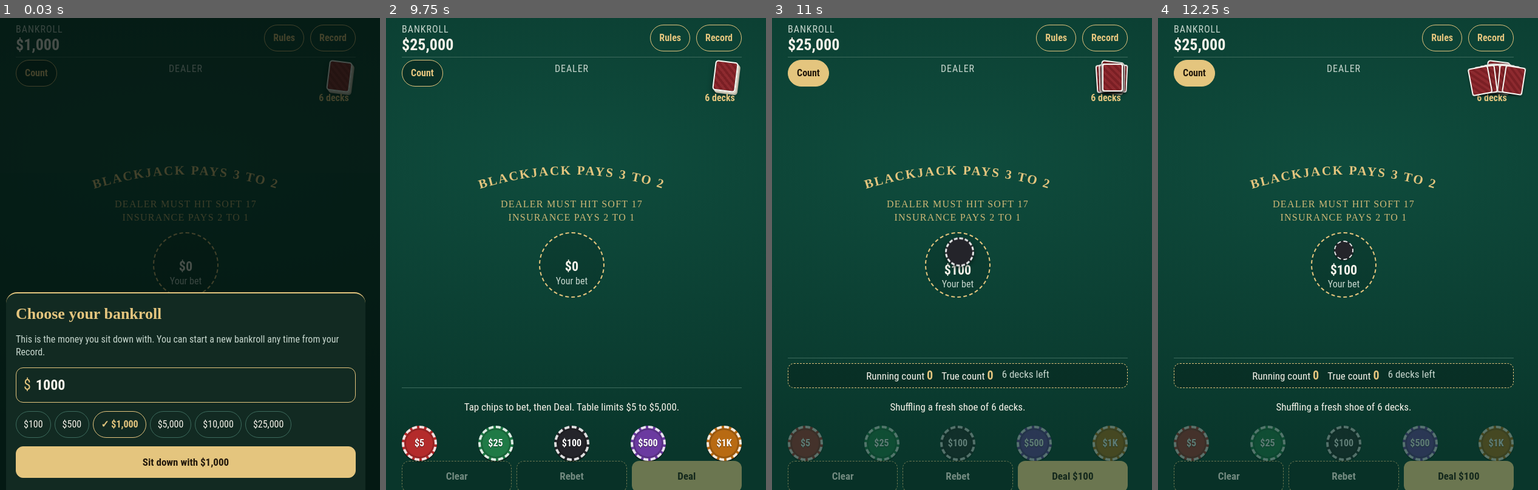
Above: before the commit, frames 1-4 (left to right).
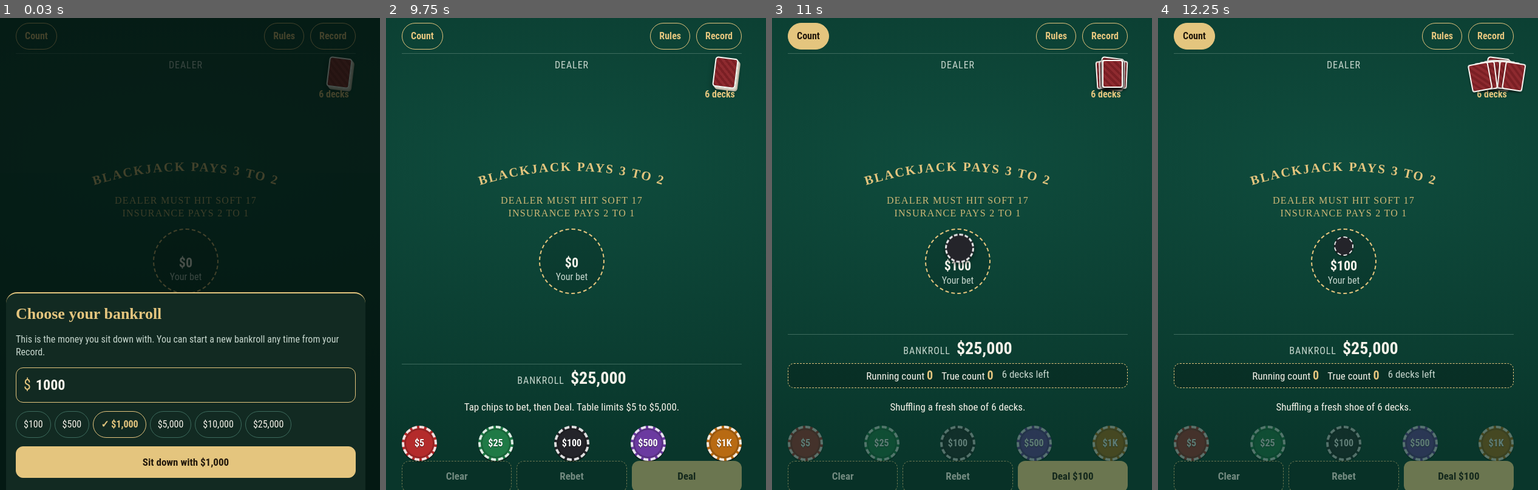
Above: after the commit, the same moments.

Repository: ahnnyc/Blackjack-
Game: browser game, page index.html
Two runs of this game, one before a commit and one after it. Both use one fixed random seed, a clock stepped at 60 frames per second and the inputs below.
Inputs (mouse positions are in pixels of both pictures, inside the frame that each line leads up to; where the layout moved, square brackets give the same spot in the first picture):
- Up to frame 1 (0.03 s): no input
- Up to frame 2 (9.75 s): move the mouse to (572, 178) [572, 183] at 1.07 s; click "$10,000" at 1.17 s; click (572, 315) at 1.67 s; move the mouse to (526, 169) [526, 173] at 2.07 s; click "$1,000" at 2.17 s; click (576, 386) at 2.67 s; type "9" at 2.67 s; tap Enter at 2.7, 3.7, 7.7, 8.2 s; move the mouse to (617, 169) [617, 173] at 3.07 s; click "$100" at 3.17 s; click (576, 386) at 3.67 s; type "3" at 3.67 s; move the mouse to (606, 183) at 4.07 s; click (572, 386) at 4.17 s; click "$500" at 4.67 s; move the mouse to (515, 183) [515, 187] at 5.07 s; click "$25,000" at 5.17 s; click "$10,000" at 5.67 s; move the mouse to (572, 164) [572, 169] at 6.07 s; click "$5,000" at 6.17 s; click "$25,000" at 6.67 s; move the mouse to (640, 173) [640, 178] at 7.07 s; click "$25,000" at 7.17 s; click (576, 386) at 7.67 s; type "9" at 7.67 s; move the mouse to (503, 173) [503, 178] at 8.07 s; click (576, 386) at 8.17 s; type "6" at 8.17 s; click (572, 343) at 8.67 s; move the mouse to (549, 187) [549, 192] at 9.07 s; click "$25,000" at 9.17 s; click "Sit down with $25,000" at 9.67 s
- Up to frame 3 (11 s): click "Count" at 10.02 s; move the mouse to (981, 159) [981, 164] at 10.07 s; click "$100" at 10.17 s; click "Deal $100" at 10.67 s
- Up to frame 4 (12.25 s): move the mouse to (1344, 178) [1344, 183] at 11.07 s; click "Record" at 11.17 s; click (1344, 121) at 11.67 s; click "CURRENT ROLL, HAND BY HAND" at 11.77 s; move the mouse to (1275, 187) at 12.07 s; click "Done" at 12.17 s

The runs differ from the first frame. In frame 1, 1.9% of the frame differs, in the area x 4-94%, y 1-59%; in frame 2, 3.5%; in frame 3, 4.4%; in frame 4, 4.6%, in the area x 4-97%, y 1-73%.

Commit message:
Move the bankroll to the bottom so winnings fly toward the player
The Count button takes its place in the top bar.

Co-Authored-By: Claude Opus 5.5 <noreply@anthropic.com>
Claude-Session: https://claude.ai/code/session_01Ni3H8S74X4EXKLd9nbNY4b

Diff:
--- a/index.html
+++ b/index.html
@@ -46,9 +46,10 @@
 
 /* top bar */
 #top{display:flex;align-items:center;gap:10px;padding-bottom:6px;border-bottom:1px solid var(--line)}
-#bank{flex:1;min-width:0}
+#topgap{flex:1}
+#bank{display:flex;align-items:baseline;justify-content:center;gap:10px}
 #bank .lbl{font-size:16px;color:var(--muted);letter-spacing:.06em;text-transform:uppercase}
-#bank .amt{font-size:26px;font-weight:700;line-height:1.1}
+#bank .amt{font-size:28px;font-weight:700;line-height:1.1}
 .topbtn{min-height:44px;padding:0 14px;border-radius:22px;border:1.5px solid var(--gold);background:transparent;font-size:16px;font-weight:600;color:var(--gold)}
 
 /* table */
@@ -75,8 +76,7 @@
 #shoe{position:absolute;top:6px;right:8px;width:34px;height:46px;border-radius:5px;transform:rotate(7deg);
   background:repeating-linear-gradient(45deg,#7a1f24 0 4px,#8e2a2f 4px 8px);border:2px solid var(--card);
   box-shadow:2px 2px 0 #d9d4c6,4px 4px 0 #b9b3a3,0 6px 10px rgba(0,0,0,.45)}
-#countBtn{position:absolute;top:4px;left:0;z-index:3;min-height:44px;padding:0 14px;border-radius:22px;
-  border:1.5px solid var(--gold);background:rgba(0,0,0,.28);color:var(--gold);font-size:16px;font-weight:600}
+#countBtn{min-height:44px;padding:0 14px;border-radius:22px;border:1.5px solid var(--gold);background:transparent;color:var(--gold);font-size:16px;font-weight:600}
 #countBtn[aria-expanded="true"]{background:var(--gold);color:#22180c}
 #countBox{display:flex;flex-wrap:wrap;justify-content:center;gap:2px 14px;font-size:17px;padding:6px 10px;
   border:1.5px dashed var(--gold);border-radius:10px;background:rgba(0,0,0,.2)}
@@ -211,7 +211,8 @@
 <body>
 <div id="app">
   <header id="top">
-    <div id="bank"><div class="lbl">Bankroll</div><div class="amt num" id="bankAmt">$1,000</div></div>
+    <button id="countBtn" type="button" aria-expanded="false" aria-controls="countBox">Count</button>
+    <div id="topgap"></div>
     <button class="topbtn" id="openRules" type="button">Rules</button>
     <button class="topbtn" id="openRecord" type="button">Record</button>
   </header>
@@ -220,7 +221,6 @@
     <div id="shoe" aria-hidden="true"></div>
     <div id="shoeLabel" class="num"></div>
     <div id="banner" hidden role="status" aria-live="polite"><span class="big" id="bannerBig"></span><span class="amt num" id="bannerAmt"></span></div>
-    <button id="countBtn" type="button" aria-expanded="false" aria-controls="countBox">Count</button>
     <section class="zone" aria-label="Dealer">
       <div class="zlabel" id="dealerLabel">Dealer</div>
       <div class="cards" id="dealerCards"></div>
@@ -244,6 +244,7 @@
   </main>
 
   <footer id="ctl">
+    <div id="bank"><span class="lbl">Bankroll</span><span class="amt num" id="bankAmt">$1,000</span></div>
     <div id="countBox" hidden><span>Running count <b class="num" id="rcV">0</b></span><span>True count <b class="num" id="tcV">0</b></span><span class="num" id="decksV"></span></div>
     <div id="msg" role="status" aria-live="polite"></div>
     <div id="actions"></div>
--- a/sw.js
+++ b/sw.js
@@ -1,6 +1,6 @@
 // Keeps the game on the phone so it opens with no internet connection.
 // Change VERSION whenever index.html changes, so phones pick up the new copy.
-const VERSION = 'bj-2026-11-24.7';
+const VERSION = 'bj-2026-11-24.8';
 const CORE = ['./', 'index.html', 'manifest.webmanifest', 'icon-180.png', 'icon-192.png', 'icon-512.png'];
 
 self.addEventListener('install', e => {
--- /dev/null
+++ b/tools/frames.js
@@ -0,0 +1,44 @@
+// Captures frames while chips are bet, cards dealt, and a hand is paid out.
+const { chromium, devices } = require('playwright');
+const fs = require('fs');
+const dir = __dirname;
+(async () => {
+  const b = await chromium.launch();
+  const ctx = await b.newContext({ ...devices['iPhone SE'], reducedMotion: process.env.REDUCE ? 'reduce' : 'no-preference' });
+  await ctx.route(/fonts\.(googleapis|gstatic)/, r => r.abort());
+  const p = await ctx.newPage();
+  const errs = []; p.on('pageerror', e => errs.push(e.stack || e.message));
+  await p.goto('file://' + dir + '/page.html');
+  await p.fill('#bankInput', '500'); await p.click('#bankStart');
+  await p.click('.chip.c25'); await p.waitForTimeout(170); await p.screenshot({ path: dir + '/f1-chip-flying.png' });
+  await p.waitForTimeout(700);
+  await p.click('#actions button:has-text("Deal")'); await p.waitForTimeout(1300); console.log('reduce motion on:', await p.evaluate(() => matchMedia('(prefers-reduced-motion: reduce)').matches), '| moving now:', await p.evaluate(() => document.getAnimations().length)); await p.waitForTimeout(100); await p.screenshot({ path: dir + '/f2-dealing.png' });
+  // play hands until one is won, then capture the payout
+  for (let round = 0; round < 40; round++) {
+    for (let i = 0; i < 200; i++) {
+      const labels = await p.$$eval('#actions button:not([disabled])', bs => bs.map(x => x.textContent));
+      if (labels.some(l => l.startsWith('$'))) break;
+      if (!labels.length) { await p.waitForTimeout(40); continue; }
+      const pick = ['Stand', 'No insurance', 'No thanks'].find(l => labels.includes(l)) || labels[0];
+      const net0 = null;
+      await p.click(`#actions button:not([disabled]):text-is("${pick}")`); if (await p.isVisible('#warnGo')) await p.click('#warnGo');
+      // catch the moment the dealer pays
+      for (let k = 0; k < 40; k++) {
+        const flying = await p.$$eval('#fx .fly-chip', e => e.length);
+        const win = await p.$$eval('#banner.good, .res.good', e => e.length);
+        if (flying && win) { await p.waitForTimeout(120); await p.screenshot({ path: dir + '/f3-payout.png' }); round = 99; break; }
+        await p.waitForTimeout(30);
+      }
+      if (round === 99) break;
+    }
+    if (round === 99) break;
+    await p.click('#actions button:has-text("Rebet")'); await p.waitForTimeout(500);
+    await p.click('#actions button:has-text("Deal")');
+  }
+  await p.waitForTimeout(1500);
+  await p.screenshot({ path: dir + '/f4-after.png' });
+  const wide = await p.evaluate(() => ({ doc: document.documentElement.scrollWidth, win: innerWidth, table: document.querySelector('#table').scrollWidth - document.querySelector('#table').clientWidth }));
+  console.log('width', JSON.stringify(wide));
+  console.log(JSON.stringify({ errors: errs, gotPayout: fs.existsSync(dir + '/f3-payout.png') }));
+  await b.close();
+})();
--- a/tools/game.html
+++ b/tools/game.html
@@ -31,9 +31,10 @@
 
 /* top bar */
 #top{display:flex;align-items:center;gap:10px;padding-bottom:6px;border-bottom:1px solid var(--line)}
-#bank{flex:1;min-width:0}
+#topgap{flex:1}
+#bank{display:flex;align-items:baseline;justify-content:center;gap:10px}
 #bank .lbl{font-size:16px;color:var(--muted);letter-spacing:.06em;text-transform:uppercase}
-#bank .amt{font-size:26px;font-weight:700;line-height:1.1}
+#bank .amt{font-size:28px;font-weight:700;line-height:1.1}
 .topbtn{min-height:44px;padding:0 14px;border-radius:22px;border:1.5px solid var(--gold);background:transparent;font-size:16px;font-weight:600;color:var(--gold)}
 
 /* table */
@@ -60,8 +61,7 @@
 #shoe{position:absolute;top:6px;right:8px;width:34px;height:46px;border-radius:5px;transform:rotate(7deg);
   background:repeating-linear-gradient(45deg,#7a1f24 0 4px,#8e2a2f 4px 8px);border:2px solid var(--card);
   box-shadow:2px 2px 0 #d9d4c6,4px 4px 0 #b9b3a3,0 6px 10px rgba(0,0,0,.45)}
-#countBtn{position:absolute;top:4px;left:0;z-index:3;min-height:44px;padding:0 14px;border-radius:22px;
-  border:1.5px solid var(--gold);background:rgba(0,0,0,.28);color:var(--gold);font-size:16px;font-weight:600}
+#countBtn{min-height:44px;padding:0 14px;border-radius:22px;border:1.5px solid var(--gold);background:transparent;color:var(--gold);font-size:16px;font-weight:600}
 #countBtn[aria-expanded="true"]{background:var(--gold);color:#22180c}
 #countBox{display:flex;flex-wrap:wrap;justify-content:center;gap:2px 14px;font-size:17px;padding:6px 10px;
   border:1.5px dashed var(--gold);border-radius:10px;background:rgba(0,0,0,.2)}
@@ -195,7 +195,8 @@
 
 <div id="app">
   <header id="top">
-    <div id="bank"><div class="lbl">Bankroll</div><div class="amt num" id="bankAmt">$1,000</div></div>
+    <button id="countBtn" type="button" aria-expanded="false" aria-controls="countBox">Count</button>
+    <div id="topgap"></div>
     <button class="topbtn" id="openRules" type="button">Rules</button>
     <button class="topbtn" id="openRecord" type="button">Record</button>
   </header>
@@ -204,7 +205,6 @@
     <div id="shoe" aria-hidden="true"></div>
     <div id="shoeLabel" class="num"></div>
     <div id="banner" hidden role="status" aria-live="polite"><span class="big" id="bannerBig"></span><span class="amt num" id="bannerAmt"></span></div>
-    <button id="countBtn" type="button" aria-expanded="false" aria-controls="countBox">Count</button>
     <section class="zone" aria-label="Dealer">
       <div class="zlabel" id="dealerLabel">Dealer</div>
       <div class="cards" id="dealerCards"></div>
@@ -228,6 +228,7 @@
   </main>
 
   <footer id="ctl">
+    <div id="bank"><span class="lbl">Bankroll</span><span class="amt num" id="bankAmt">$1,000</span></div>
     <div id="countBox" hidden><span>Running count <b class="num" id="rcV">0</b></span><span>True count <b class="num" id="tcV">0</b></span><span class="num" id="decksV"></span></div>
     <div id="msg" role="status" aria-live="polite"></div>
     <div id="actions"></div>
